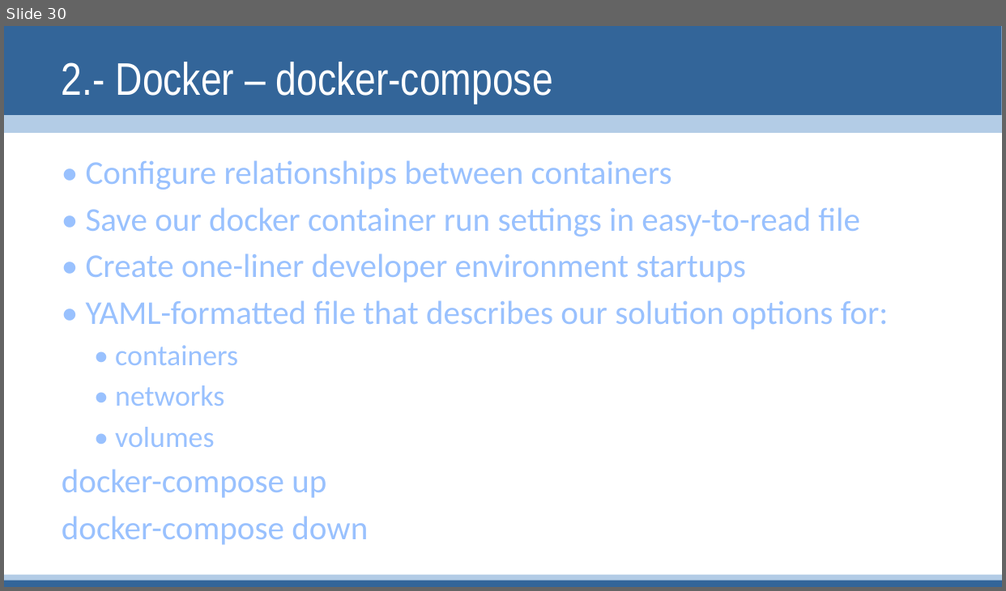
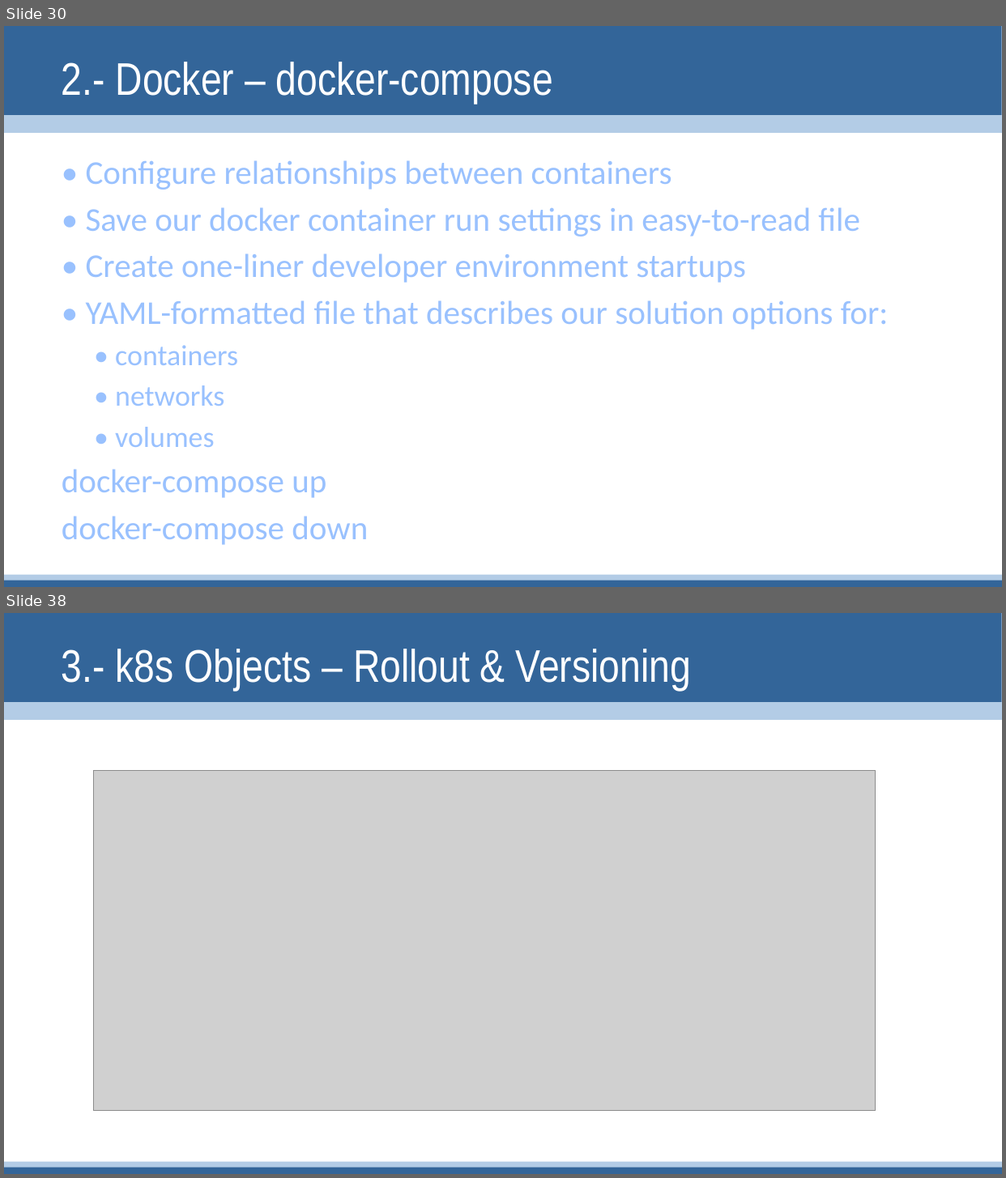
Before and after one commit to linuxsapiens/curso_kubernetes, a slide deck: Kubernetes2.pptx. Shown one above the other, each under a label of ours: slide 30 before the commit, slides 30 and 38 after it; the slides between them are not shown. The pictures are 1006x591 and 1006x1178 pixels, drawn with LibreOffice and Linux fonts; fonts in the diff are those of the drawing; grey boxes stand for pictures. Boxes give left, top, right and bottom in pixels: in the first picture for what was removed or moved away, otherwise in the second. Text is boxed around its words. In the diff, an @@ line names an element or a change of style, - is before the commit and + after.

Commit message:
3 k8s Objects

```diff
--- a/Kubernetes2.pptx
+++ b/Kubernetes2.pptx
@@ slide 38 added at <box>4,613,1002,1174</box>, background #FFFFFF; not listed: 4 template elements that a slide beside it also shows @@
@@ title added at <box>62,649,691,690</box>, 44 pt, text #FFFFFF @@
+3.- k8s Objects – Rollout & Versioning
@@ picture added at <box>93,770,876,1111</box> @@
```
Also in this commit, not shown: 8 other slides added, 9 other files.
